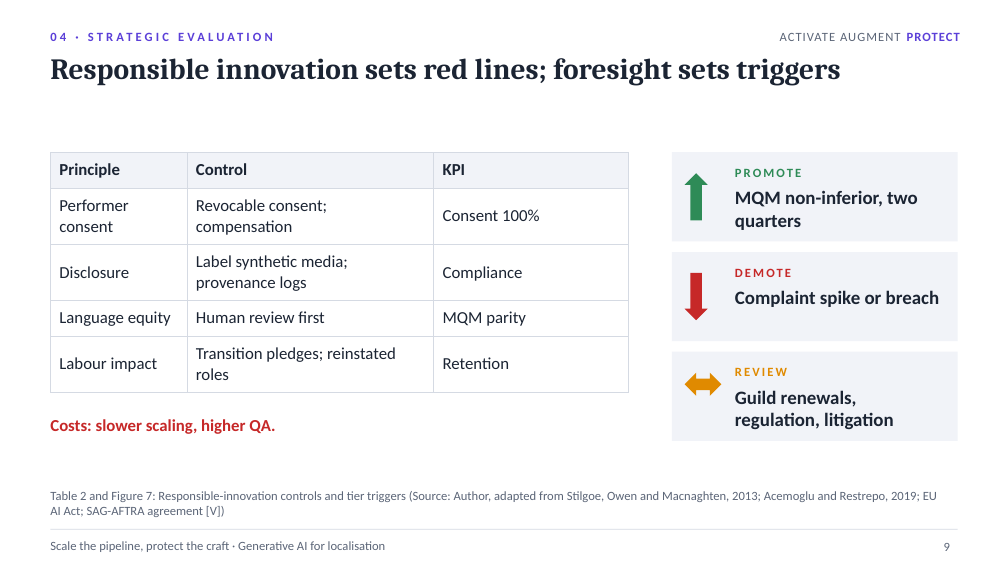
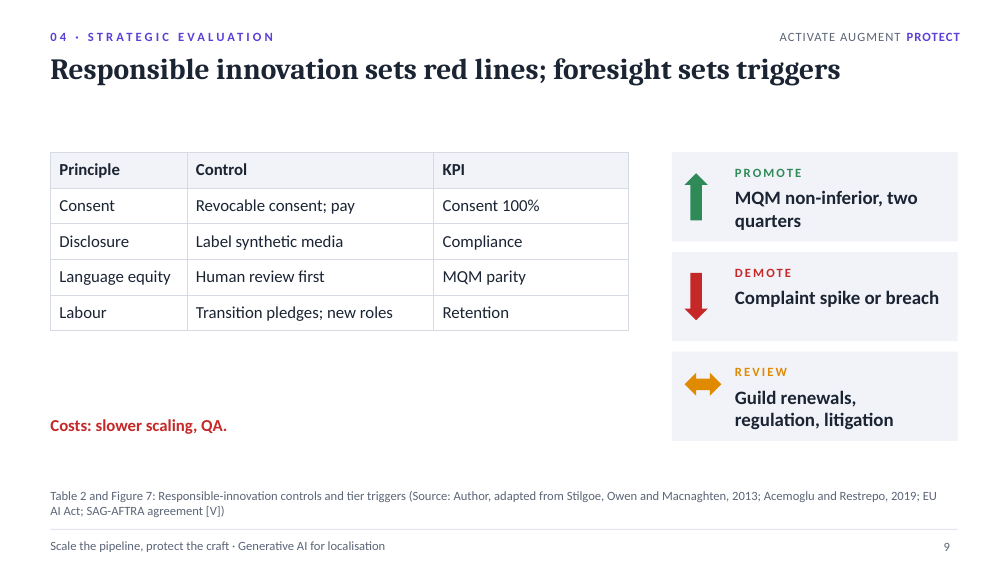
Before and after one commit to karanrg22-svg/skill, a slide deck: slide 9 of output/D_Academic_Localisation.pptx. Drawn at 1008x567 pixels with LibreOffice and Linux fonts; fonts in the diff are those of the drawing. Boxes give left, top, right and bottom in pixels: in the first picture for what was removed or moved away, otherwise in the second. Text is boxed around its words. In the diff, an @@ line names an element or a change of style, - is before the commit and + after.

```diff
--- a/output/D_Academic_Localisation.pptx
+++ b/output/D_Academic_Localisation.pptx
@@ table at (51,152,628,325) @@
-row 2, column 1: Performer consent
+row 2, column 1: Consent
-row 2, column 2: Revocable consent; compensation
+row 2, column 2: Revocable consent; pay
-row 3, column 2: Label synthetic media; provenance logs
+row 3, column 2: Label synthetic media
-row 5, column 1: Labour impact
+row 5, column 1: Labour
-row 5, column 2: Transition pledges; reinstated roles
+row 5, column 2: Transition pledges; new roles
@@ text at (50,419,227,434): text changed @@
-Costs: slower scaling, higher QA.
+Costs: slower scaling, QA.
```
Also in this commit, not shown: 7 other slides changed, 1 other file.
